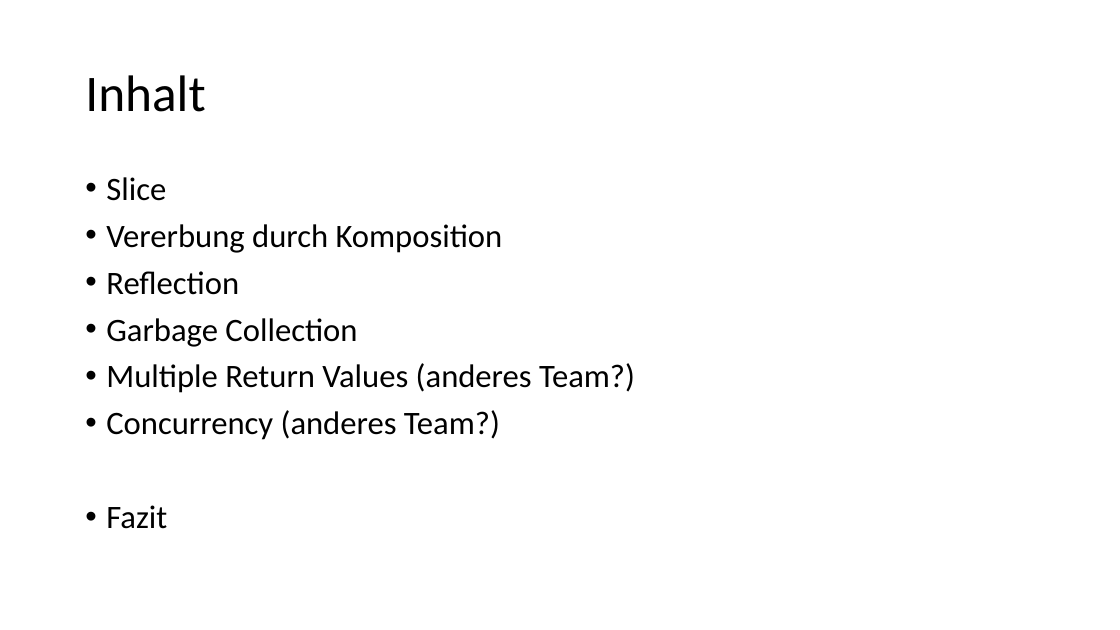
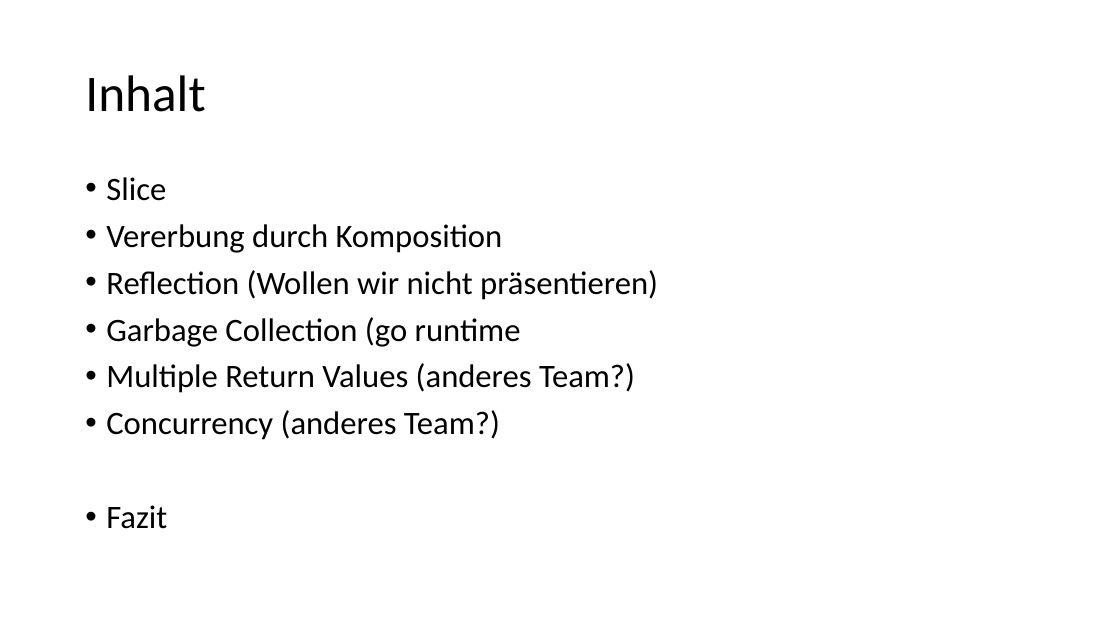
Before and after one commit to alexsuter/golang-experience, a slide deck: slide 4 of presi/presi.pptx (slide 3 before the commit). Drawn at 1120x630 pixels with LibreOffice and Linux fonts; fonts in the diff are those of the drawing. Boxes give left, top, right and bottom in pixels: in the first picture for what was removed or moved away, otherwise in the second. Text is boxed around its words. In the diff, an @@ line names an element or a change of style, - is before the commit and + after.

```diff
--- a/presi/presi.pptx
+++ b/presi/presi.pptx
@@ text at (x1=106, y1=270, x2=658, y2=347): text changed @@
-• Reflection
-• Garbage Collection
+• Reflection (Wollen wir nicht präsentieren)
+• Garbage Collection (go runtime
```
Also in this commit, not shown: 1 other slide changed, 1 slide added, 7 other files.
